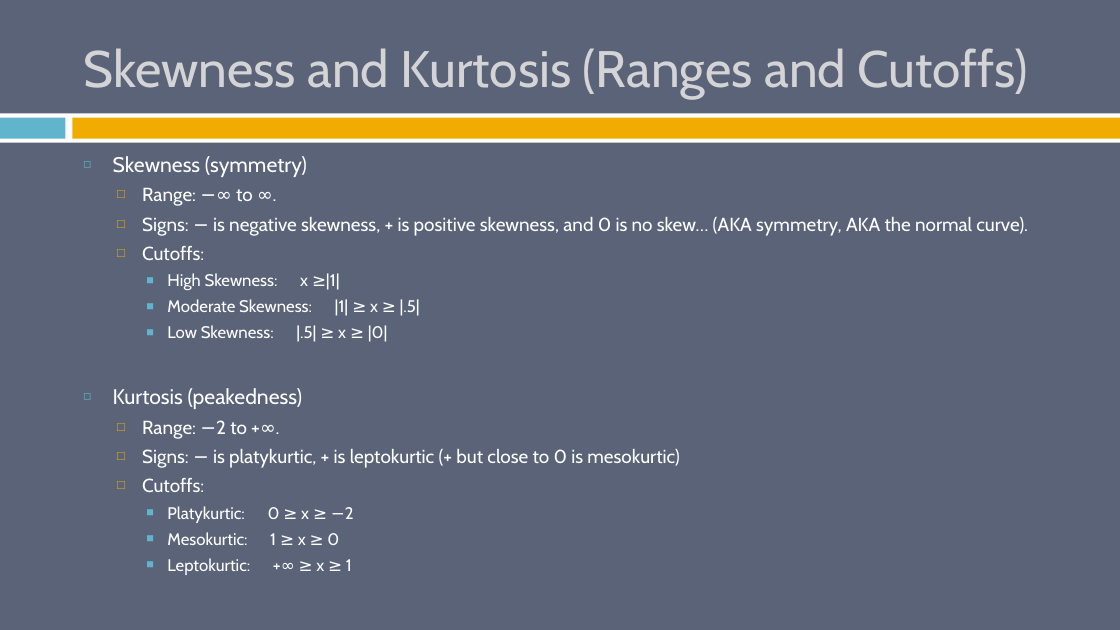
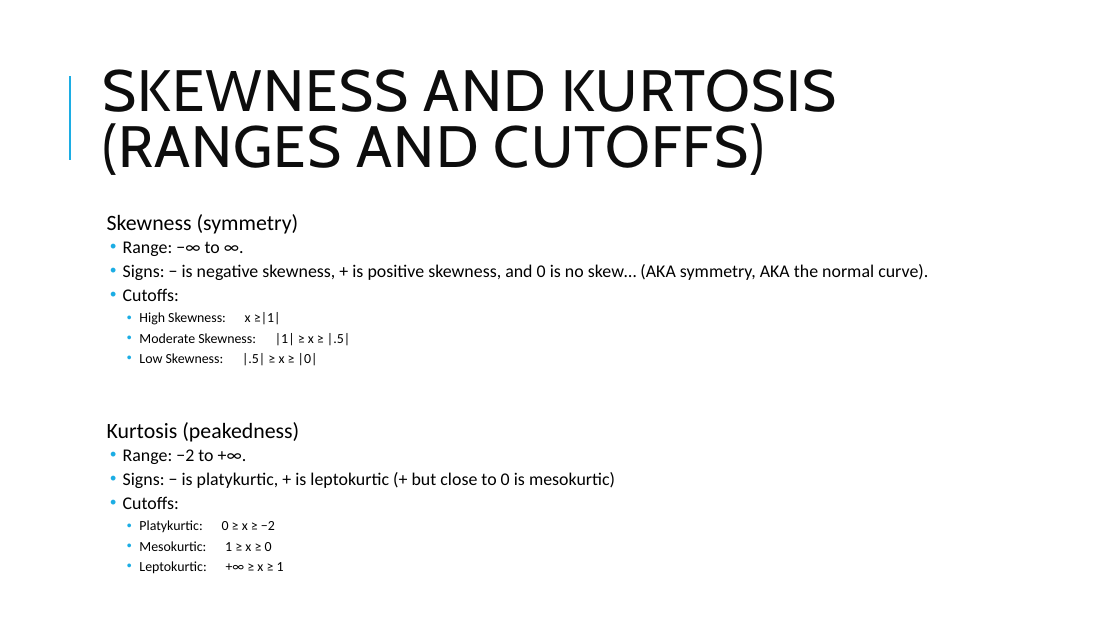
Before and after one commit to burrelvannjr/gradstats_sdsu, a slide deck: slide 53 of ppts/2_ct_dv_freq_graph.pptx. Drawn at 1120x630 pixels with LibreOffice and Linux fonts; fonts in the diff are those of the drawing. Boxes give left, top, right and bottom in pixels: in the first picture for what was removed or moved away, otherwise in the second. Text is boxed around its words. In the diff, an @@ line names an element or a change of style, - is before the commit and + after.

```diff
--- a/ppts/2_ct_dv_freq_graph.pptx
+++ b/ppts/2_ct_dv_freq_graph.pptx
@@ background #5A6378 to #FFFFFF @@
@@ line added from (70, 160) to (70, 76), #1CADE4 1.5 pt @@
@@ title at (x1=102, y1=69, x2=837, y2=175): text changed; size 44 to 50 pt; text colour #D4D4D6 to #0D0D0D @@
-Skewness and Kurtosis (Ranges and Cutoffs)
+SKEWNESS AND KURTOSIS (RANGES AND CUTOFFS)
@@ rectangle removed at (x1=0, y1=113, x2=1120, y2=143) @@
@@ rectangle removed at (x1=0, y1=118, x2=66, y2=139) @@
@@ rectangle removed at (x1=72, y1=118, x2=1120, y2=139) @@
@@ text "Skewness (symmetry)" moved from (x1=113, y1=156, x2=1028, y2=571) to (x1=107, y1=214, x2=928, y2=571) @@
@@ text "Skewness (symmetry)" at (x1=107, y1=214, x2=928, y2=571): size 18.1 to 18.7 pt in "Skewness (symmetry)", "Kurtosis (peakedness)"; font Cabin to Calibri, text colour #FFFFFF to #000000; size 16.2 to 15.3 pt in "Range: −∞ to ∞.", "Signs: − is negative skewness, + is ...", "Cutoffs:", "Range: −2 to +∞." and 2 more places; size 14.4 to 11.9 pt in "High Skewness: x ≥|1|", "Moderate Skewness: |1| ≥ x ≥ |.5|", "Low Skewness: |.5| ≥ x ≥ |0|", "Platykurtic: 0 ≥ x ≥ −2" and 2 more places; bullet ◻ to  ; line spacing 1 to 0.8; more space between paragraphs; bullet colour #60B5CC to #1CADE4; bullet □ to •; bullet colour #F0AD00 to #1CADE4; bullet ■ to • @@
```
Also in this commit, not shown: 52 other slides changed, 1 other file.
